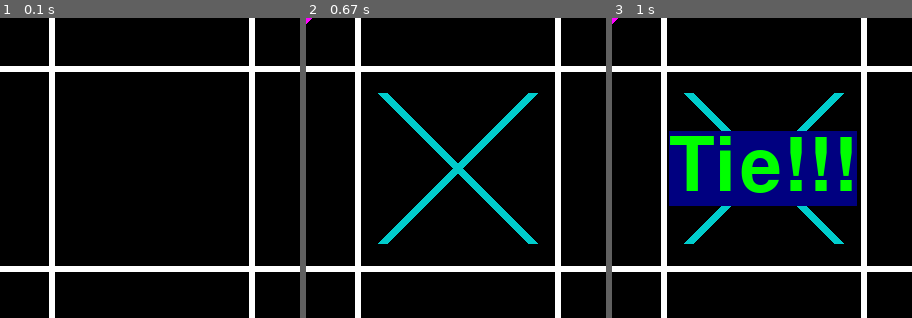
Above: before the commit, frames 1-3 (left to right).
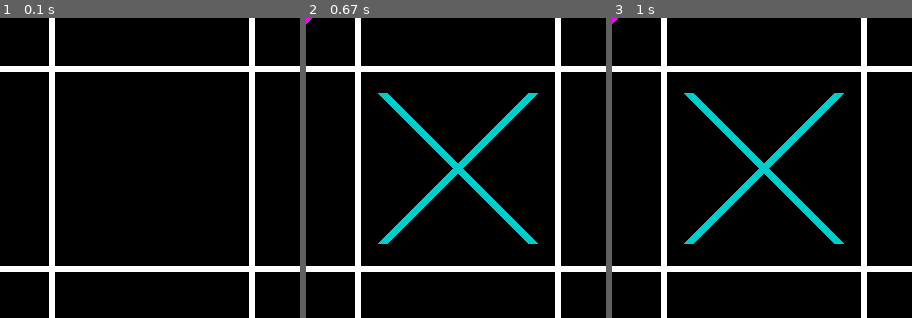
Above: after the commit, the same moments.

Repository: nanutnutna/pygame
Game: pygame game, started from main.py
Same seed, same stepped clock (60 frames per second), same inputs: the game is played once before the commit and once after it.
Inputs (mouse positions are % of the whole screen's width and height, from its top left):
- Up to frame 1 (0.1 s): no input
- Up to frame 2 (0.67 s): click (50, 50) at 0.38 s
- Up to frame 3 (1 s): click (50, 56) at 0.72 s
The pictures show only the part of the screen within x 25-75%, y 25-75%; the shares and areas given below are measured in that part.

Frames 1-2 are identical in both runs. In frame 3, 16% of the frame differs, in the area x 19-82%, y 37-63%.

Commit message:
add new function to code base

Diff:
--- a/main.py
+++ b/main.py
@@ -142,7 +142,7 @@
                     p_x,p_y = player2(player)
                     draw_symbol(p_x,p_y,player)
                 player = 'X'
-            else:
+            elif empty(x_,y_) and None not in BOARD:
                 display_tie()
                 game_over = True
         if event.type == pygame.KEYDOWN:
Not shown, added: .gitignore
